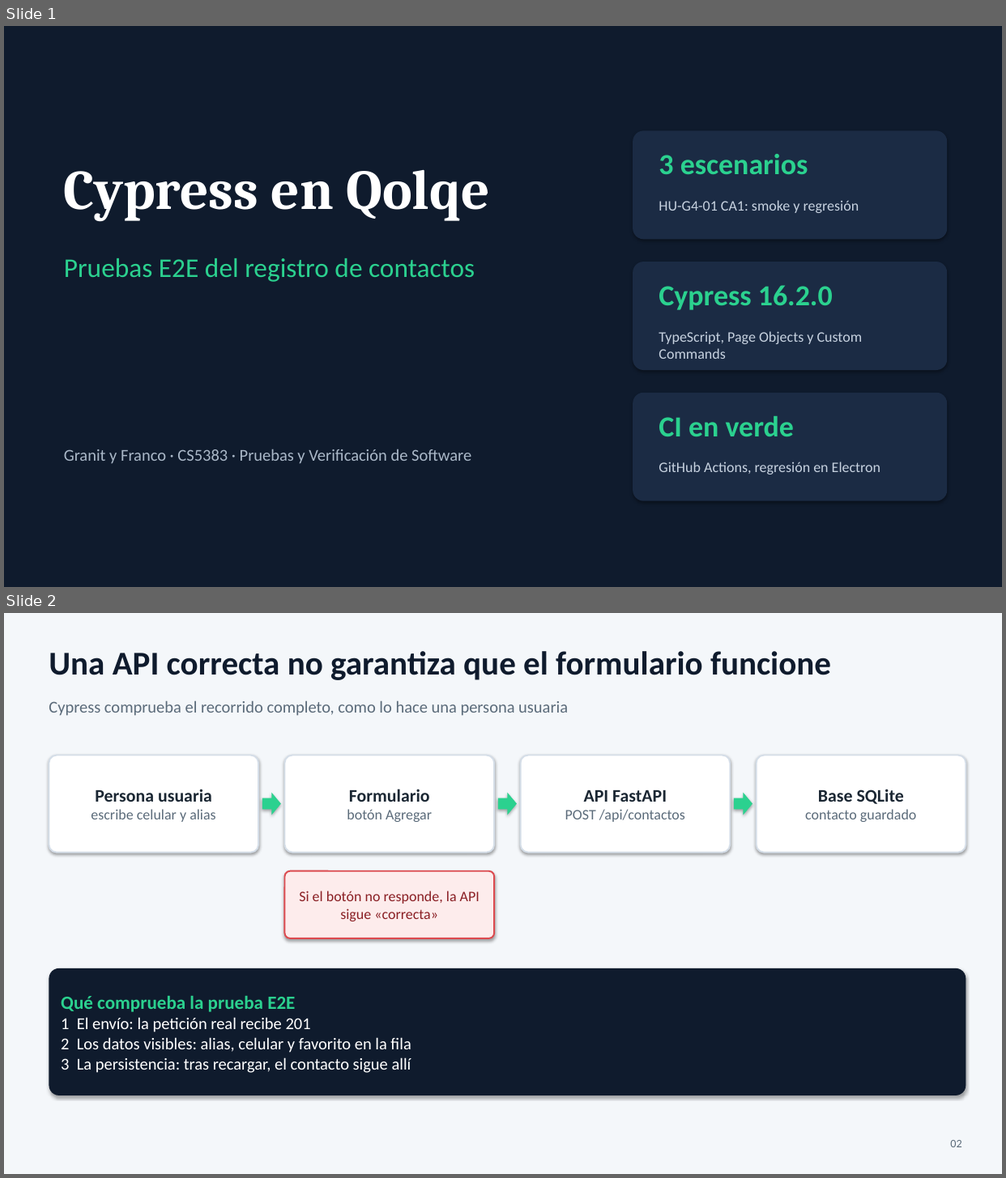
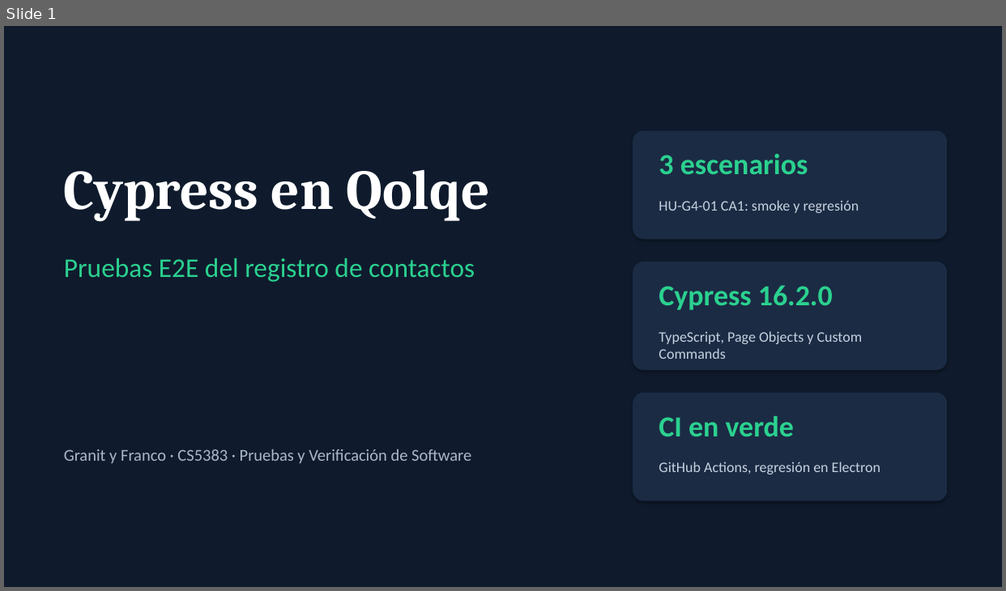
Before and after one commit to granitespinoza/qolqe-g4-qa, a slide deck: presentacion/cypress/Cypress-Qolqe.pptx. Shown one above the other, each under a label of ours: slides 1 and 2 before the commit, slide 1 after it. The pictures are 1006x1178 and 1006x591 pixels, drawn with LibreOffice and Linux fonts; fonts in the diff are those of the drawing. Boxes give left, top, right and bottom in pixels: in the first picture for what was removed or moved away, otherwise in the second. Text is boxed around its words. In the diff, an @@ line names an element or a change of style, - is before the commit and + after.

```diff
--- a/presentacion/cypress/Cypress-Qolqe.pptx
+++ b/presentacion/cypress/Cypress-Qolqe.pptx
@@ slide 2 removed at [4, 613, 1002, 1174], background #F4F7FA @@
@@ text removed at [49, 651, 831, 680] @@
-Una API correcta no garantiza que el formulario funcione
@@ text removed at [49, 701, 568, 716] @@
-Cypress comprueba el recorrido completo, como lo hace una persona usuaria
@@ rounded rectangle removed at [49, 756, 258, 853] @@
-Persona usuaria
-escribe celular y alias
@@ rounded rectangle removed at [285, 756, 494, 853] @@
-Formulario
-botón Agregar
@@ rounded rectangle removed at [521, 756, 731, 853] @@
-API FastAPI
-POST /api/contactos
@@ rounded rectangle removed at [756, 756, 966, 853] @@
-Base SQLite
-contacto guardado
@@ right arrow removed at [262, 793, 281, 815] @@
@@ right arrow removed at [498, 793, 517, 815] @@
@@ right arrow removed at [734, 793, 752, 815] @@
@@ rounded rectangle removed at [285, 871, 494, 939] @@
-Si el botón no responde, la API sigue «correcta»
@@ rounded rectangle removed at [49, 969, 966, 1096] @@
-Qué comprueba la prueba E2E
-1 El envío: la petición real recibe 201
-2 Los datos visibles: alias, celular y favorito en la fila
-3 La persistencia: tras recargar, el contacto sigue allí
@@ text removed at [950, 1140, 961, 1148] @@
-02
```
Also in this commit, not shown: 9 slides changed, 1 slide added, 2 other slides removed, 1 other file.
